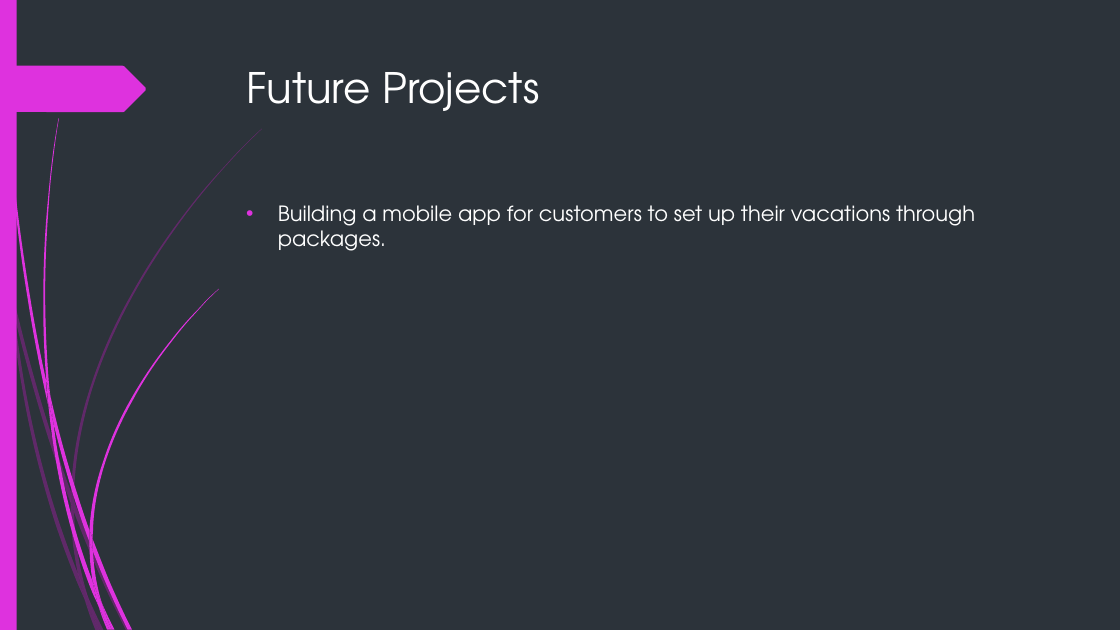
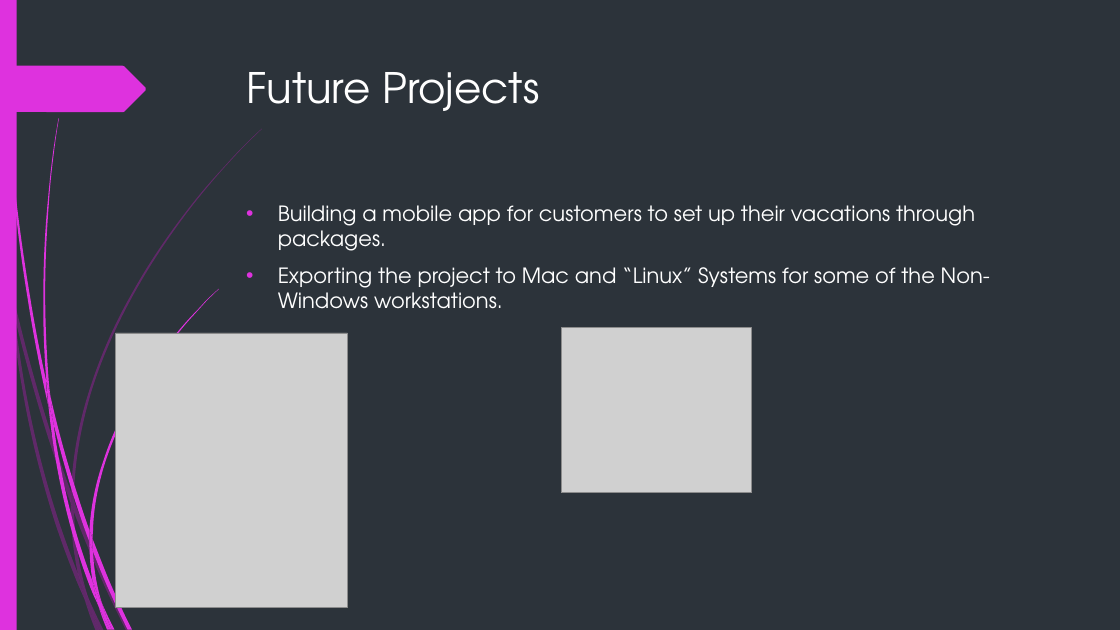
Before and after one commit to RoyalBis/OOSD-PROJ2-TEAM5, a slide deck: slide 6 of OOSD_Project2_Team5_Presentation.pptx. Drawn at 1120x630 pixels with LibreOffice and Linux fonts; fonts in the diff are those of the drawing; grey boxes stand for pictures. Boxes give left, top, right and bottom in pixels: in the first picture for what was removed or moved away, otherwise in the second. Text is boxed around its words. In the diff, an @@ line names an element or a change of style, - is before the commit and + after.

Commit message:
Finished Presentation

```diff
--- a/OOSD_Project2_Team5_Presentation.pptx
+++ b/OOSD_Project2_Team5_Presentation.pptx
@@ text at [278,267,990,309]: paragraph added @@
+• Exporting the project to Mac and “Linux” Systems for some of the Non-Windows workstations.
@@ picture added at [561,328,752,492] @@
@@ picture added at [116,333,348,607] @@
```
Also in this commit, not shown: 2 other slides changed, 1 slide added, 3 other files.
